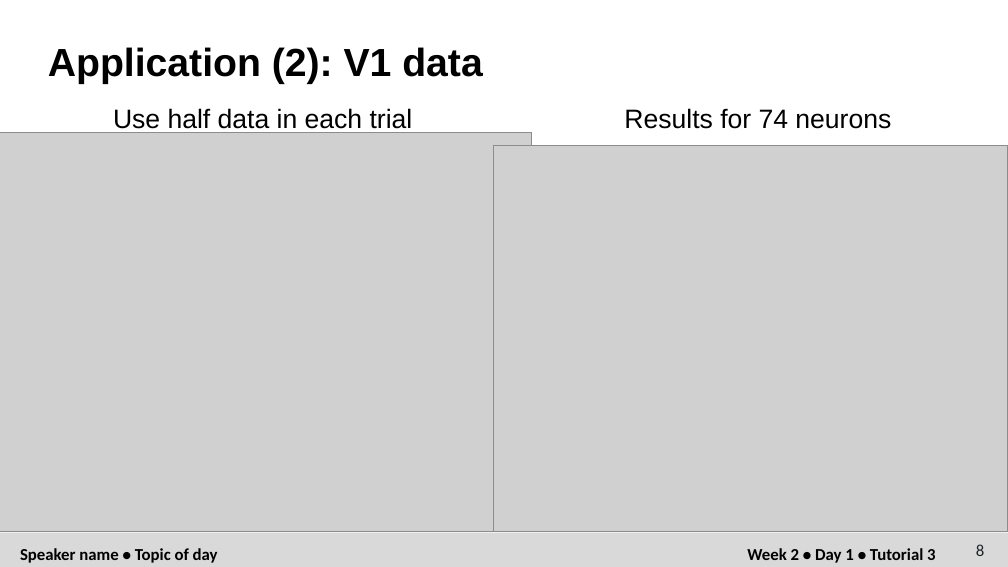
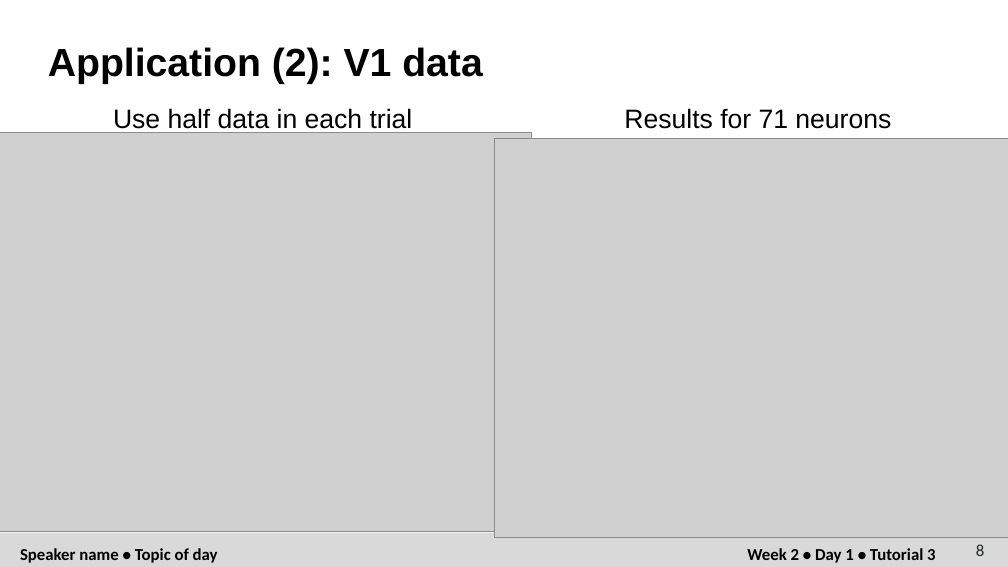
Before and after one commit to weigcdsb/COM_POISSON, a slide deck: slide 8 of documents/NMC/NMC4_splash_slide.pptx. Drawn at 1008x567 pixels with LibreOffice and Linux fonts; fonts in the diff are those of the drawing; grey boxes stand for pictures. Boxes give left, top, right and bottom in pixels: in the first picture for what was removed or moved away, otherwise in the second. Text is boxed around its words. In the diff, an @@ line names an element or a change of style, - is before the commit and + after.

```diff
--- a/documents/NMC/NMC4_splash_slide.pptx
+++ b/documents/NMC/NMC4_splash_slide.pptx
@@ text at bbox=[624, 108, 891, 129]: text changed @@
-Results for 74 neurons
+Results for 71 neurons
@@ picture: place and size @@
-picture at bbox=[493, 145, 1008, 531]
+picture at bbox=[495, 138, 1008, 537]
```
Also in this commit, not shown: 17 other files.
